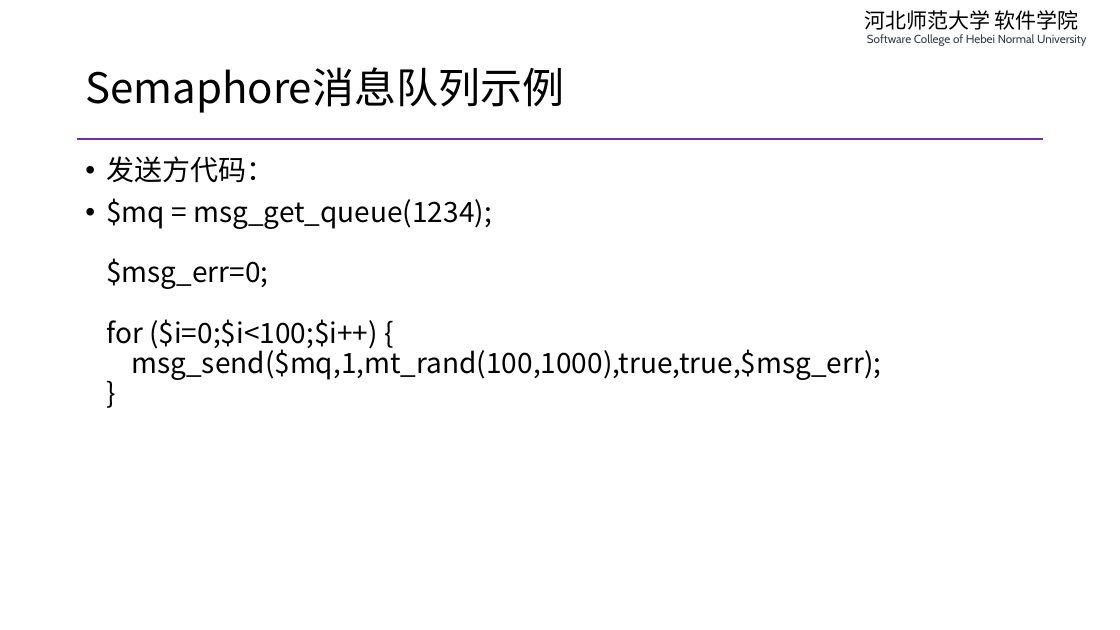
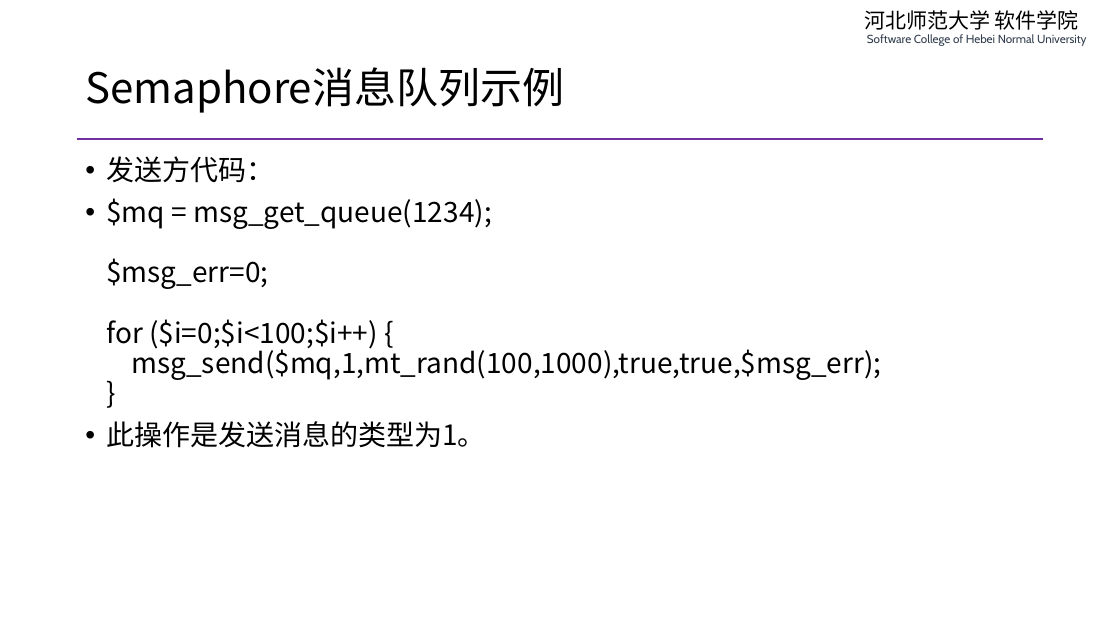
Before and after one commit to edu2act/course-php-serverside-development-on-linux, a slide deck: slide 11 of materials/slides/ch07-message-queue.pptx. Drawn at 1120x630 pixels with LibreOffice and Linux fonts; fonts in the diff are those of the drawing. Boxes give left, top, right and bottom in pixels: in the first picture for what was removed or moved away, otherwise in the second. Text is boxed around its words. In the diff, an @@ line names an element or a change of style, - is before the commit and + after.

```diff
--- a/materials/slides/ch07-message-queue.pptx
+++ b/materials/slides/ch07-message-queue.pptx
@@ text at (x1=106, y1=421, x2=486, y2=448): paragraph added @@
+• 此操作是发送消息的类型为1。
```
Also in this commit, not shown: 3 other slides changed, 5 other files.
